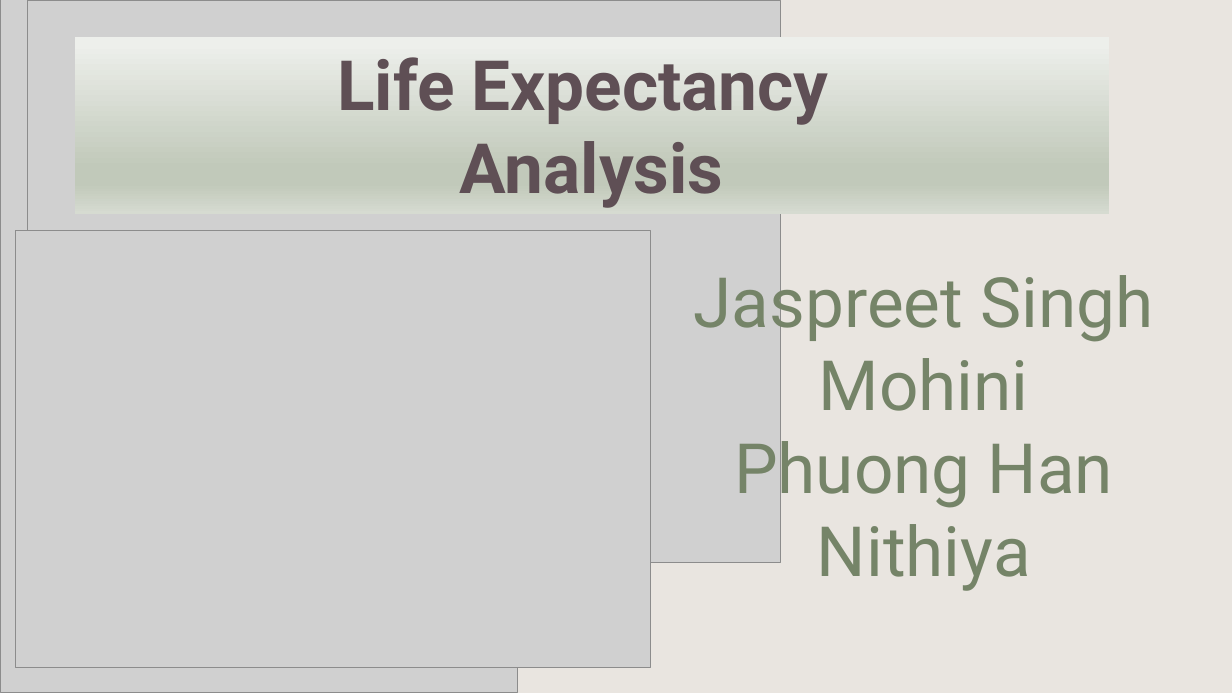
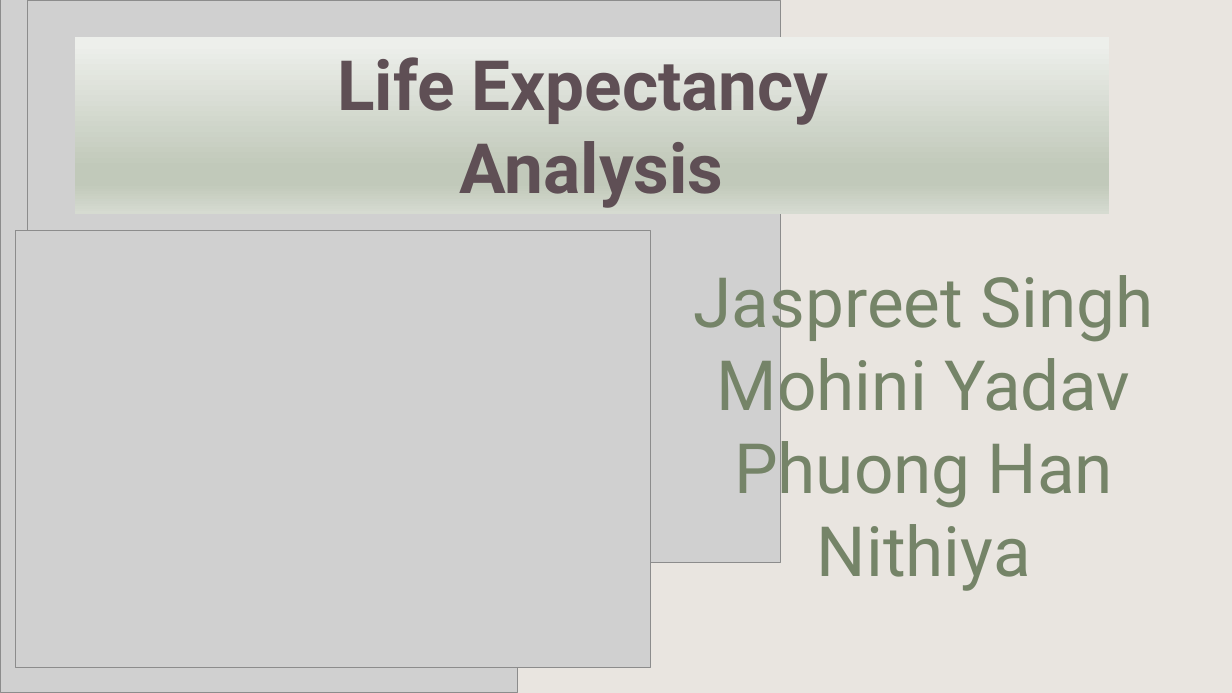
Before and after one commit to nithiyasuresh/LifeExpectancy_Project, a slide deck: slide 1 of Proposal Presentation/Life Expectancy presentation.pptx. Drawn at 1232x693 pixels with LibreOffice and Linux fonts; fonts in the diff are those of the drawing; grey boxes stand for pictures; background and template pictures are left out. Boxes give left, top, right and bottom in pixels: in the first picture for what was removed or moved away, otherwise in the second. Text is boxed around its words. In the diff, an @@ line names an element or a change of style, - is before the commit and + after.

```diff
--- a/Proposal Presentation/Life Expectancy presentation.pptx
+++ b/Proposal Presentation/Life Expectancy presentation.pptx
@@ text at <box>717,347,1130,426</box>: text changed @@
-Mohini
+Mohini Yadav
```
Also in this commit, not shown: 2 other slides changed, 2 slides added, 1 slide removed.
